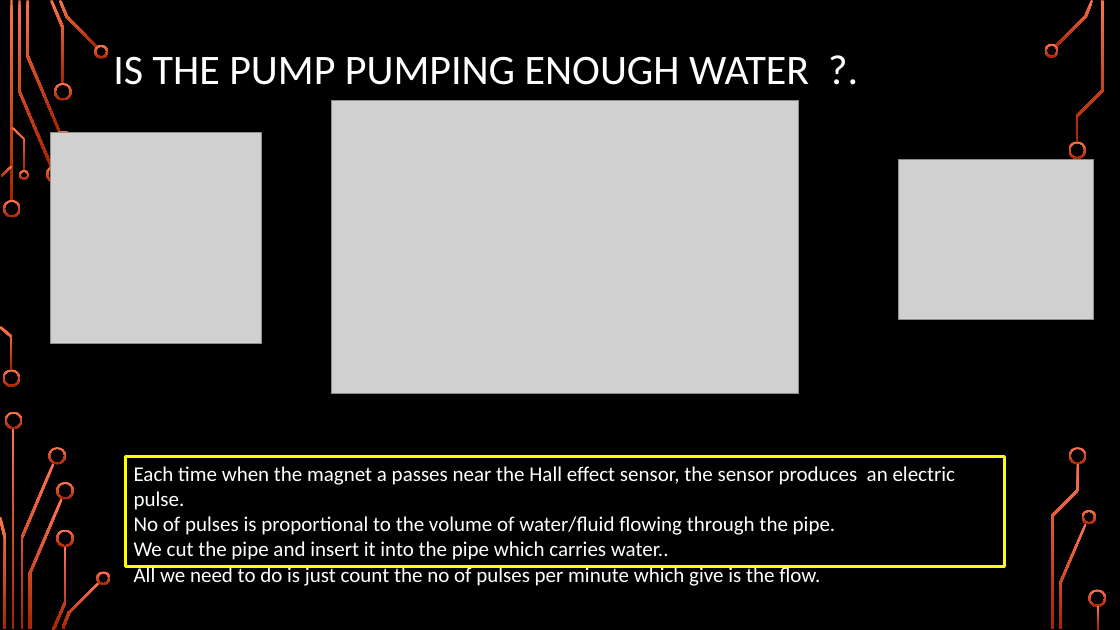
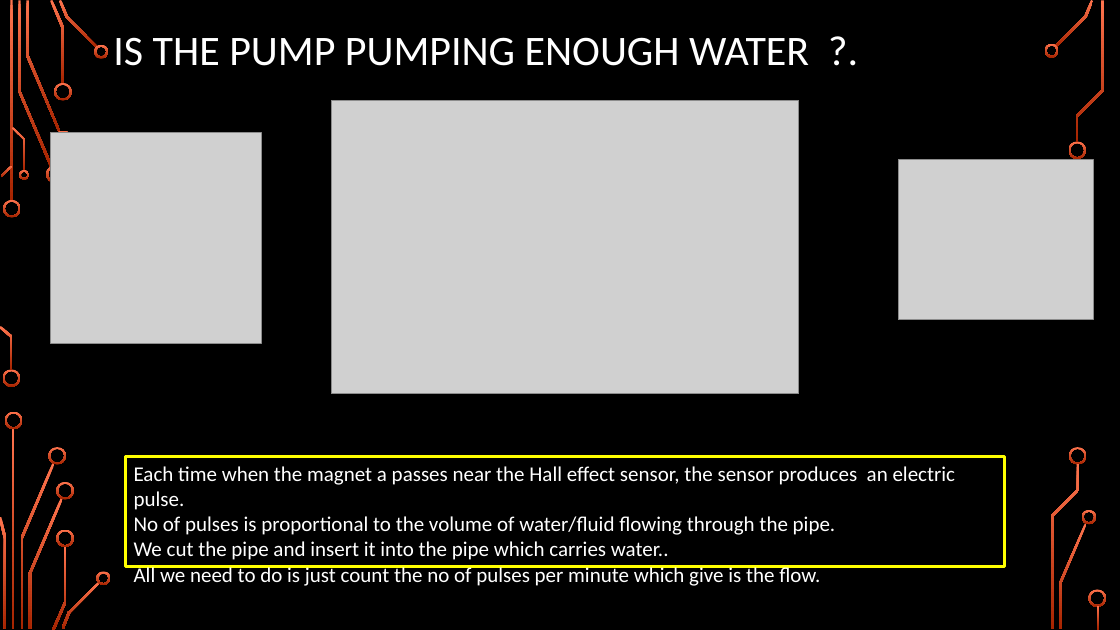
Before and after one commit to girishsukukumar/IoTWorkshop, a slide deck: slide 8 of Module-4.pptx (slide 7 before the commit). Drawn at 1120x630 pixels with LibreOffice and Linux fonts; fonts in the diff are those of the drawing; grey boxes stand for pictures; background and template pictures are left out. Boxes give left, top, right and bottom in pixels: in the first picture for what was removed or moved away, otherwise in the second. Text is boxed around its words. In the diff, an @@ line names an element or a change of style, - is before the commit and + after.

```diff
--- a/Module-4.pptx
+++ b/Module-4.pptx
@@ title "IS THE PUMP PUMPING ENOUGH ...": place and size @@
-title "IS THE PUMP PUMPING ENOUGH ..." at (113, 56, 809, 85)
+title "IS THE PUMP PUMPING ENOUGH ..." at (113, 37, 809, 66)
```
Also in this commit, not shown: 2 other slides changed, 11 slides added, 1 other file.
